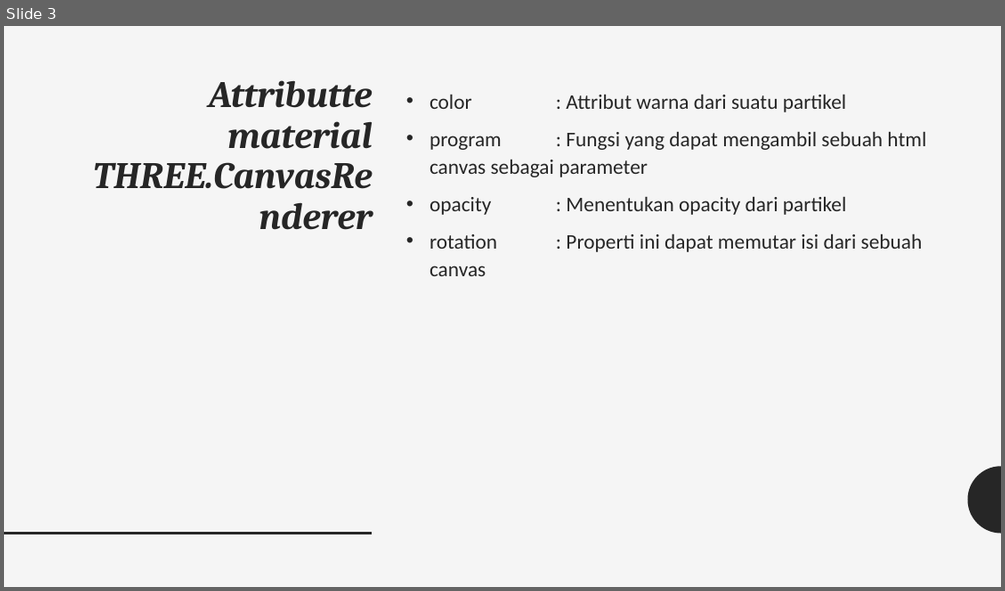
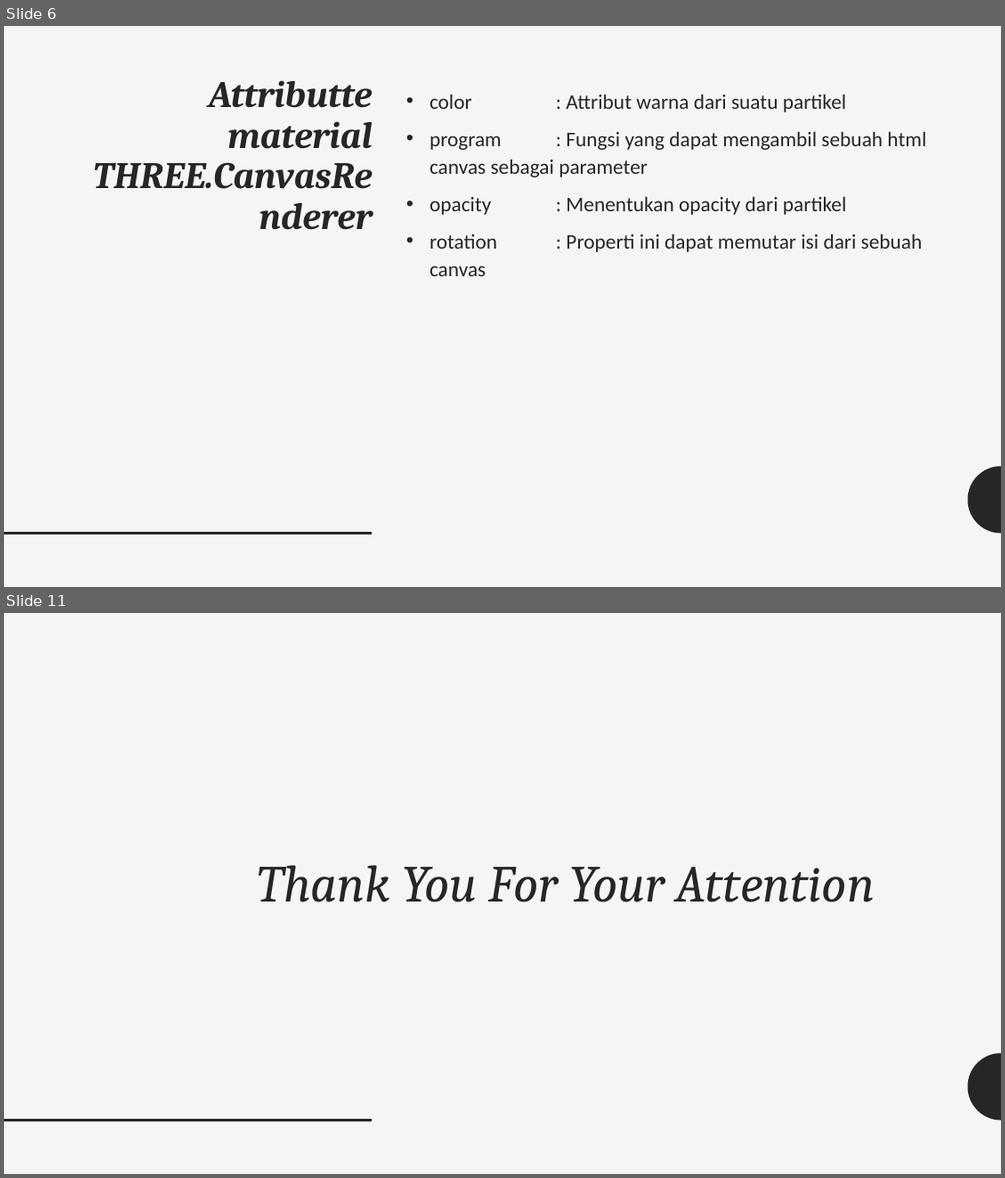
Before and after one commit to grafkom-d-if-its-2019/threejs-presentation-yolo, a slide deck: presentation/Particles, Sprites, and the Point Cloud.pptx. Shown one above the other, each under a label of ours: slide 3 before the commit, slides 6 and 11 after it; the slides between them are not shown. The pictures are 1005x591 and 1005x1178 pixels, drawn with LibreOffice and Linux fonts; fonts in the diff are those of the drawing. Boxes give left, top, right and bottom in pixels: in the first picture for what was removed or moved away, otherwise in the second. Text is boxed around its words. In the diff, an @@ line names an element or a change of style, - is before the commit and + after.

```diff
--- a/presentation/Particles, Sprites, and the Point Cloud.pptx
+++ b/presentation/Particles, Sprites, and the Point Cloud.pptx
@@ slide 11 added at [4, 613, 1001, 1174], background #F5F5F5; not listed: 2 template elements that a slide beside it also shows @@
@@ title added at [258, 865, 874, 902], 50 pt, text #262626, italic @@
+Thank You For Your Attention
@@ what was slide 3 is now slide 6 @@
```
Also in this commit, not shown: 3 slides changed, 4 other slides added, 1 slide removed.
